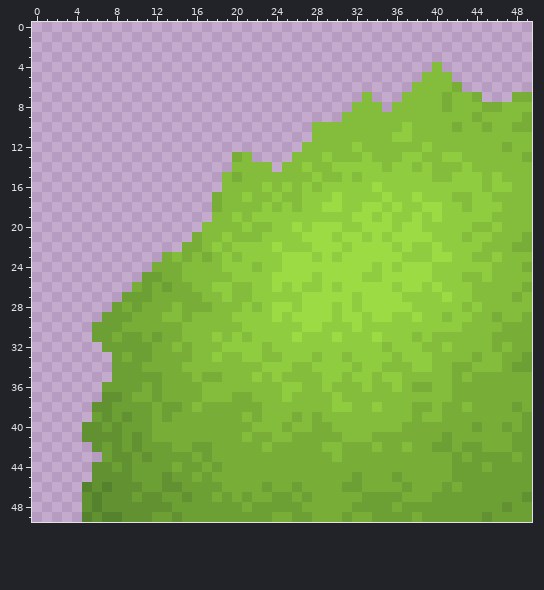
One commit to this pixel-art sprite: resources/sprites/tiles/obstacles/yellowTree/tl.png. Above, as it was before the edit.
The file is 50x50 pixels.
The result:
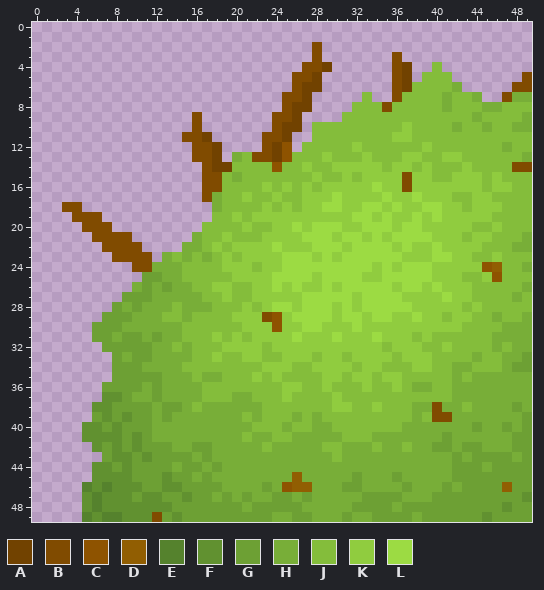
Palette (. is transparent): A #714200  B #804b00  C #8e5300  D #915e02  E #55822d  F #619130  G #6da034  H #78ae38  J #84bd3b  K #90cc3f  L #9cdb43
Difference:
Changed rows in their new state; - is an unchanged pixel.
first column x 3:
 2 -------------------------B---------------------
 3 -------------------------B-------B-------------
 4 ------------------------BBA------BA------------
 5 -----------------------BBA-------BA-----------B
 6 -----------------------BAA-------BA----------BB
 7 ----------------------BBA--------B----------B--
 8 ----------------------BAA-------B--------------
 9 -------------B-------BBA-----------------------
10 -------------B-------BAA-----------------------
11 ------------BBA-----BBA------------------------
12 -------------BBA----BAC------------------------
13 -------------BBA---BBAC------------------------
14 --------------BAA----C-----------------------BB
15 --------------BB------------------B------------
16 --------------BB------------------B------------
17 --------------B--------------------------------
18 BB---------------------------------------------
19 -BBB-------------------------------------------
20 --BBB------------------------------------------
21 ---BBBB----------------------------------------
22 ----BBBB---------------------------------------
23 -----BBBB--------------------------------------
24 -------BB---------------------------------CD---
25 -------------------------------------------C---
first column x 23:
29 BC
30 -C
first column x 40:
38 B-
39 BB
first column x 12:
45 --------------D---------------------
46 -------------CDD-------------------D
49 B-----------------------------------
